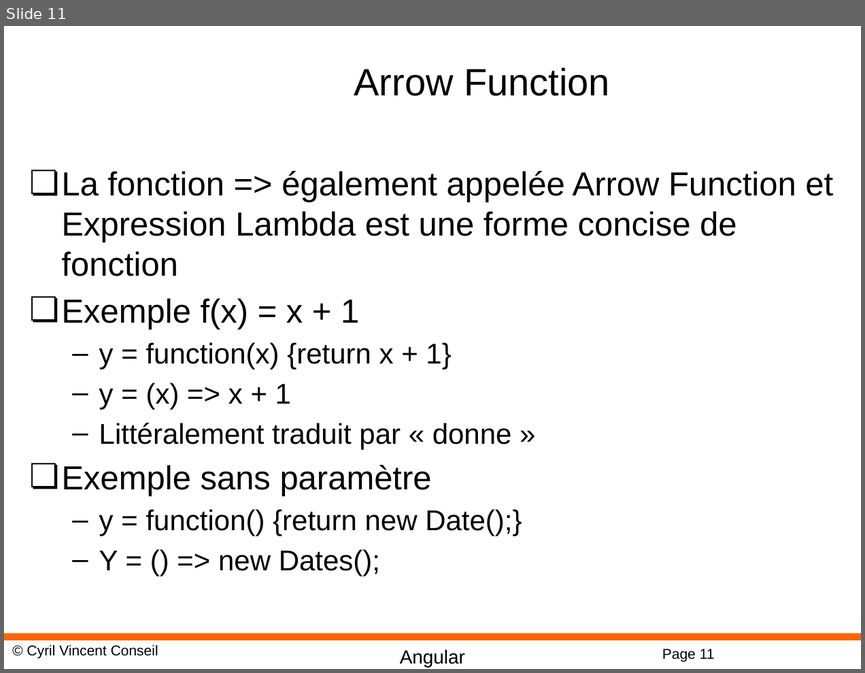
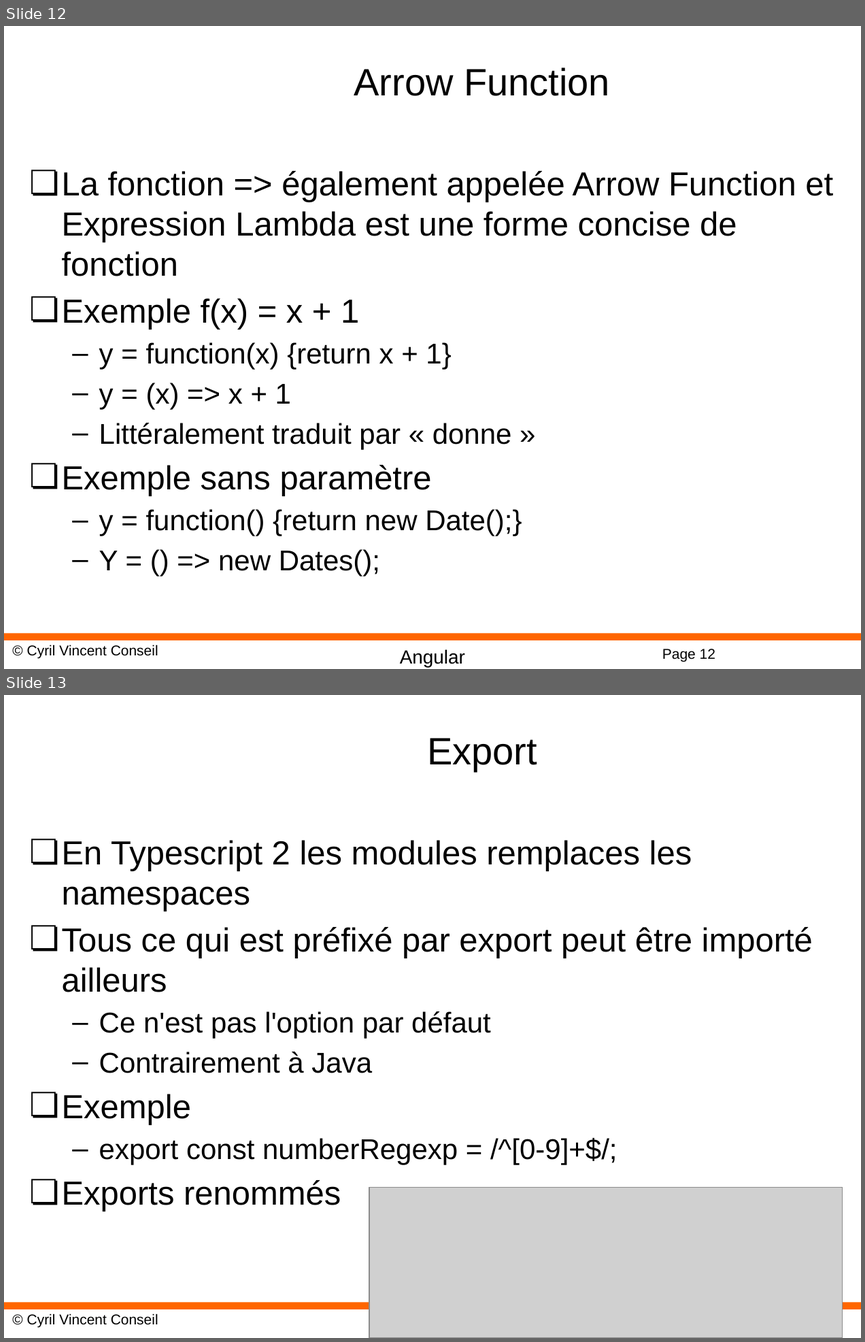
Before and after one commit to cyrilvincent/POE, a slide deck: ppt/angular/Angular07-TS.pptx. Shown one above the other, each under a label of ours: slide 11 before the commit, slides 12 and 13 after it. The pictures are 865x673 and 865x1342 pixels, drawn with LibreOffice and Linux fonts; fonts in the diff are those of the drawing; grey boxes stand for pictures; background and template pictures are left out. Boxes give left, top, right and bottom in pixels: in the first picture for what was removed or moved away, otherwise in the second. Text is boxed around its words. In the diff, an @@ line names an element or a change of style, - is before the commit and + after.

```diff
--- a/ppt/angular/Angular07-TS.pptx
+++ b/ppt/angular/Angular07-TS.pptx
@@ slide 13 added at (x1=4, y1=695, x2=861, y2=1338), background #FFFFFF; not listed: 3 template elements that a slide beside it also shows @@
@@ title added at (x1=427, y1=738, x2=537, y2=772), 32 pt, text #000000 @@
+Export
@@ text added at (x1=62, y1=840, x2=813, y2=1212), 28 pt, text #000000 @@
+❏ En Typescript 2 les modules remplaces les namespaces
+❏ Tous ce qui est préfixé par export peut être importé ailleurs
+  – Ce n'est pas l'option par défaut
+  – Contrairement à Java
+❏ Exemple
+  – export const numberRegexp = /^[0-9]+$/;
+❏ Exports renommés
@@ picture added at (x1=369, y1=1187, x2=842, y2=1338) @@
@@ what was slide 11 is now slide 12 @@
@@ page number at (x1=662, y1=648, x2=715, y2=661): text changed @@
-Page 11
+Page 12
```
Also in this commit, not shown: 1 slide changed, 4 other slides added, 5 other files.
